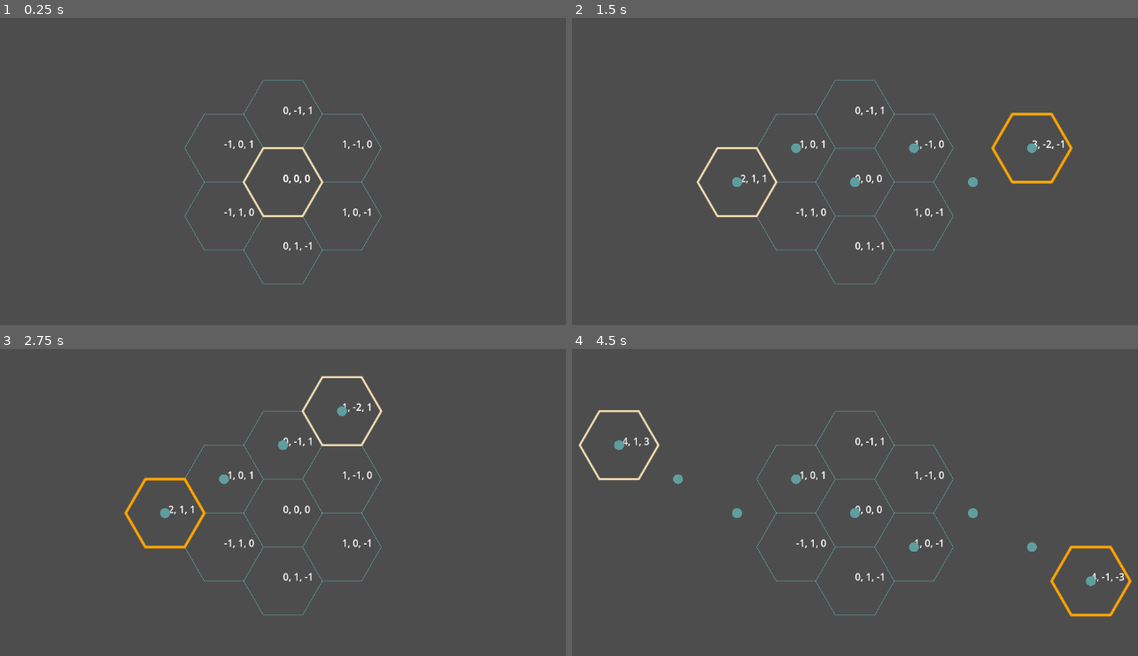
Above: before the commit, frames 1-4 (two rows, left to right).
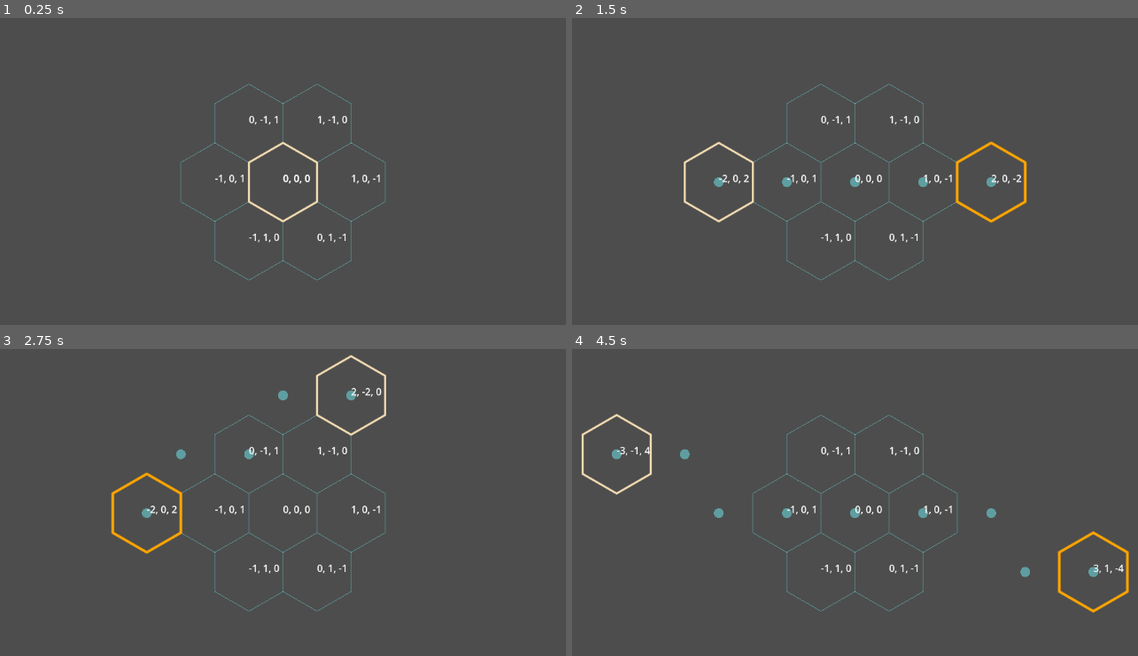
Above: after the commit, the same moments.

Repository: 1ort/hexgrid
Game: Godot game, scene res://demo.tscn
Same seed, same stepped clock (60 frames per second), same inputs: the game is played once before the commit and once after it.
Inputs (mouse positions are in pixels of both pictures, inside the frame that each line leads up to):
- Up to frame 1 (0.25 s): no input
- Up to frame 2 (1.5 s): tap Enter (ui_accept) at 0.5, 0.77, 1.25 s; move the mouse to (1013, 162) at 0.52 s; move the mouse to (713, 202) at 1.27 s
- Up to frame 3 (2.75 s): tap Enter (ui_accept) at 1.52, 2 s; move the mouse to (356, 425) at 2.02 s
- Up to frame 4 (4.5 s): tap Enter (ui_accept) at 2.75, 3.02, 3.5, 3.77, 4.25 s; move the mouse to (821, 591) at 2.77 s; move the mouse to (1070, 573) at 3.52 s; move the mouse to (639, 453) at 4.27 s

The runs differ from the first frame. In frame 1, 2.0% of the frame differs, in the area x 31-69%, y 20-87%; in frame 2, 3.6%; in frame 3, 3.5%; in frame 4, 3.9%, in the area x 1-99%, y 19-88%.

Commit message:
Hex region

Diff:
--- a/demo.gd
+++ b/demo.gd
@@ -27,6 +27,8 @@
 		draw_circle(layout.hex_to_position(hex), 8, Color.CADET_BLUE)
 
 func _draw():
+	if self.path_line:
+		draw_path(self.path_line)
 	var center = Hex.new(0, 0, 0)
 	draw_hex(center, Color.CADET_BLUE)
 	for i in range(6):
@@ -38,9 +40,6 @@
 
 	if self.cursor_hex != null:
 		draw_hex(cursor_hex, Color.WHEAT, 2, true)
-
-	if self.path_line:
-		draw_path(self.path_line)
 
 func _process(_delta):
 	var mouse_position = get_global_mouse_position()
--- a/demo.tscn
+++ b/demo.tscn
@@ -8,7 +8,6 @@
 
 [node name="HexLayout" type="Node2D" parent="."]
 script = ExtResource("1_b3syg")
-_orientation = "Flat"
 hex_size = Vector2(64, 64)
 
 [node name="Camera2D" type="Camera2D" parent="."]
--- /dev/null
+++ b/hex_region.gd
@@ -0,0 +1,2 @@
+extends Object
+class_name HexRegion
